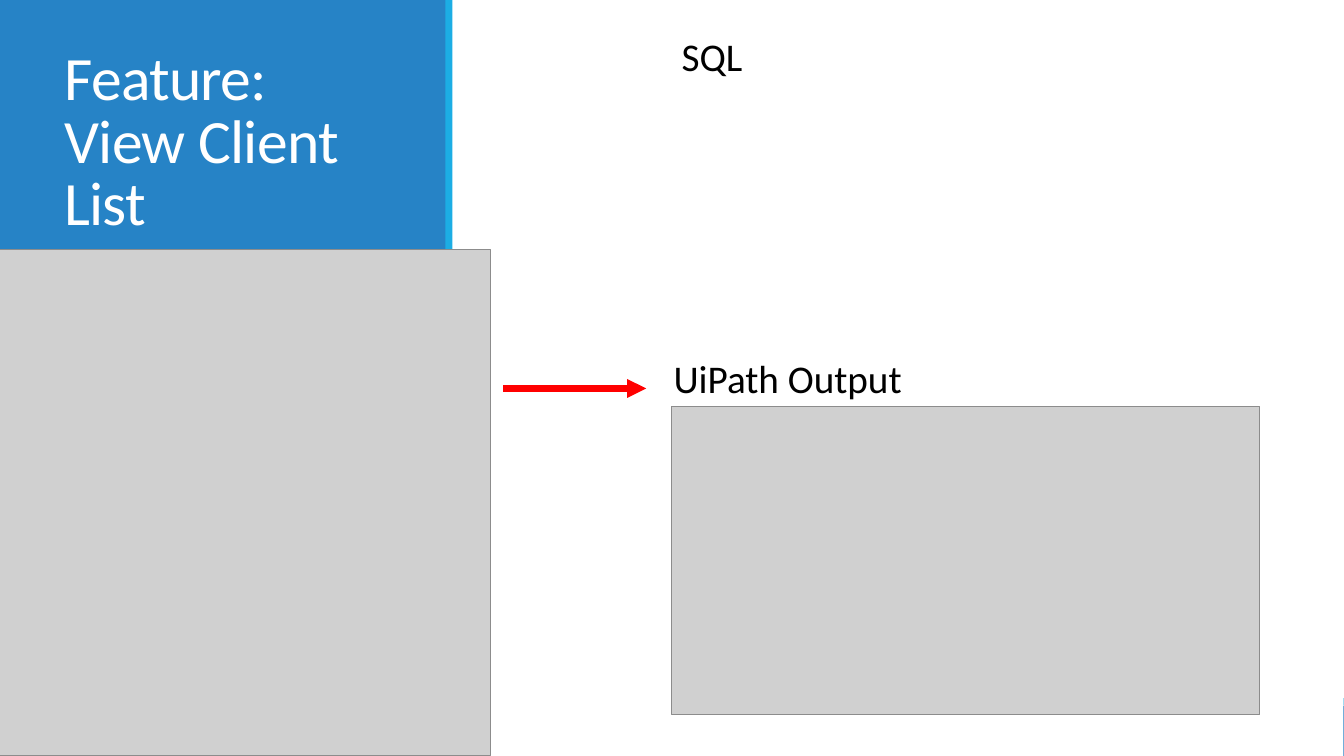
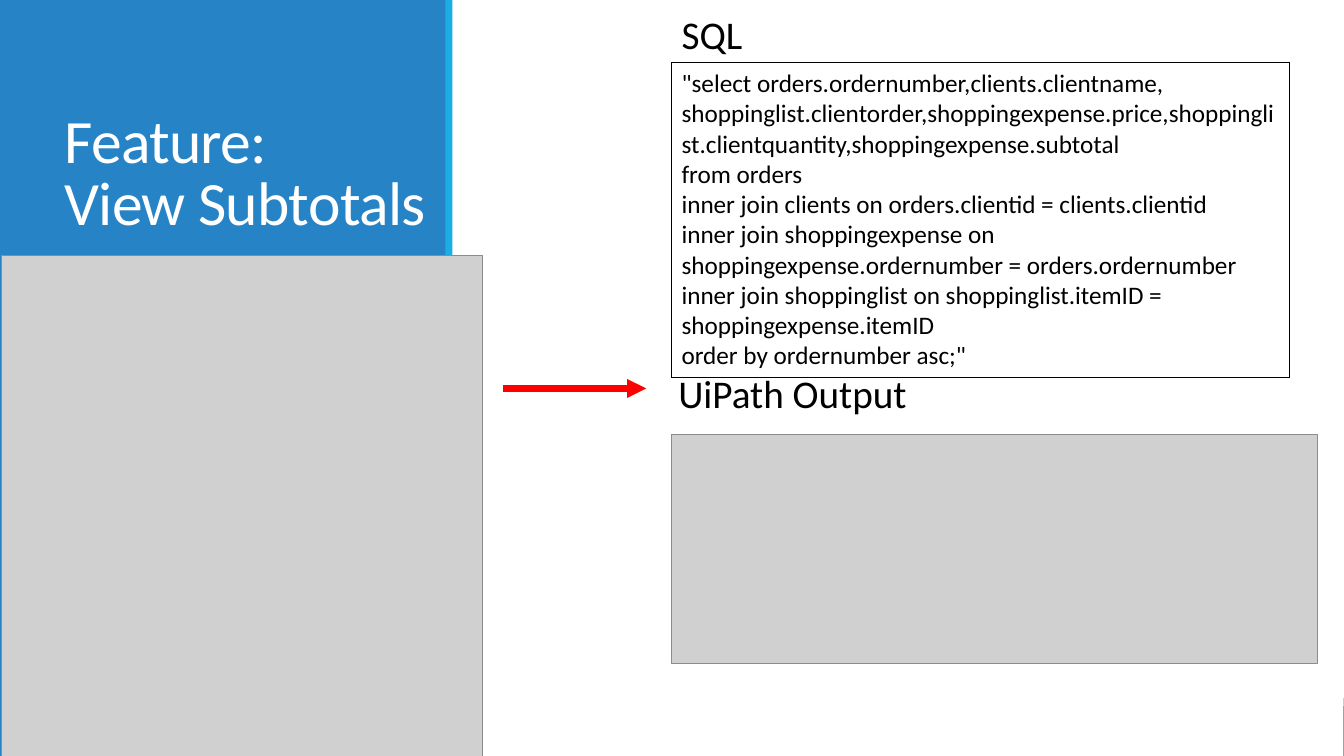
Before and after one commit to 210927-Reston-UiPath/Yu_T-P1-3NF, a slide deck: slide 9 of P1 presentation.pptx. Drawn at 1344x756 pixels with LibreOffice and Linux fonts; fonts in the diff are those of the drawing; grey boxes stand for pictures. Boxes give left, top, right and bottom in pixels: in the first picture for what was removed or moved away, otherwise in the second. Text is boxed around its words. In the diff, an @@ line names an element or a change of style, - is before the commit and + after.

Commit message:
ppt update

```diff
--- a/P1 presentation.pptx
+++ b/P1 presentation.pptx
@@ text "SQL": place and size @@
-text "SQL" at (682,45,743,77)
+text "SQL" at (682,23,743,55)
@@ rectangle added at (671,63,1290,378), outline #000000 0.75 pt, 18 pt, text #000000 @@
+"select orders.ordernumber,clients.clientname, shoppinglist.clientorder,shoppingexpense.price,shoppinglist.clientquantity,shoppingexpense.subtotal
+from orders
+inner join clients on orders.clientid = clients.clientid
+inner join shoppingexpense on shoppingexpense.ordernumber = orders.ordernumber
+inner join shoppinglist on shoppinglist.itemID = shoppingexpense.itemID
+order by ordernumber asc;"
@@ title at (64,123,425,226): text changed @@
-Feature:
-View Client List
+Feature:
+View Subtotals
@@ picture: place and size @@
-picture at (0,250,491,756)
+picture at (1,256,482,756)
@@ text "UiPath Output": place and size @@
-text "UiPath Output" at (674,365,902,400)
+text "UiPath Output" at (678,377,907,415)
@@ picture: place and size @@
-picture at (671,406,1260,715)
+picture at (671,435,1318,663)
```
Also in this commit, not shown: 1 other file.
